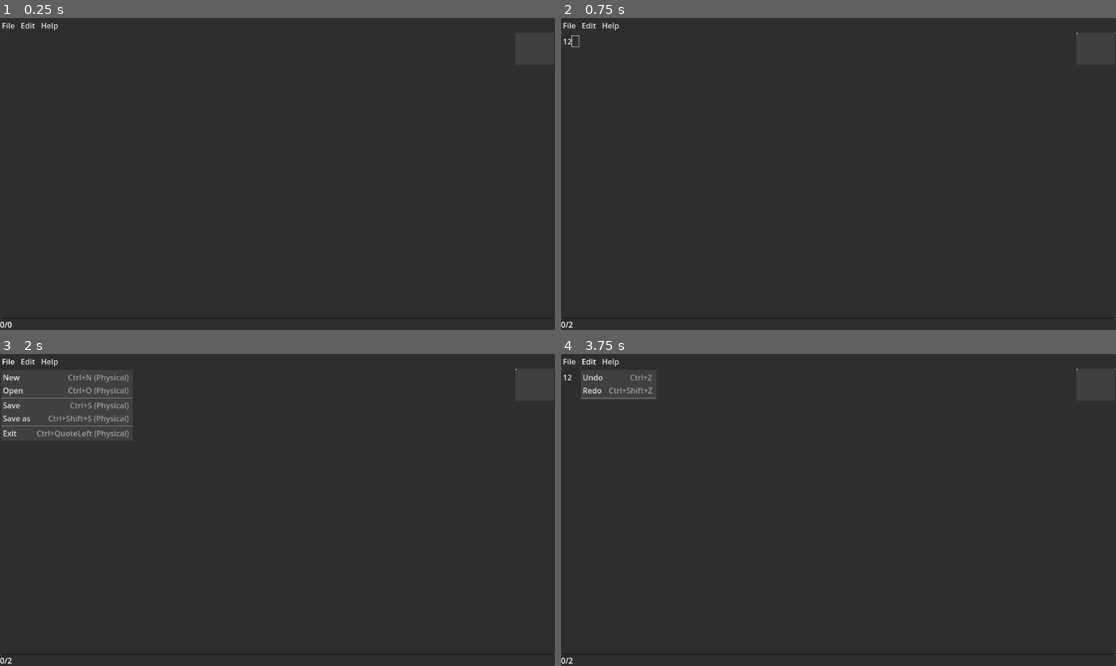
Above: before the commit, frames 1-4 (two rows, left to right).
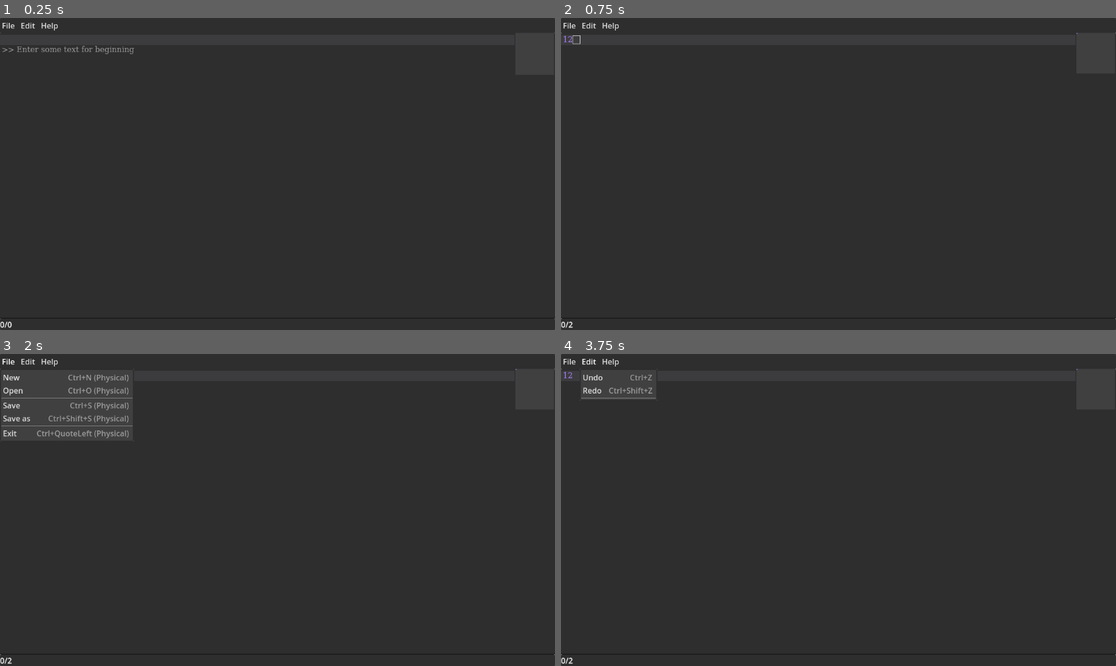
Above: after the commit, the same moments.

Repository: stalker57241/edit-project
Game: Godot game, scene res://scenes/main_scene/main_scene.tscn
Same seed, same stepped clock (60 frames per second), same inputs: the game is played once before the commit and once after it.
Inputs (mouse positions are in pixels of both pictures, inside the frame that each line leads up to):
- Up to frame 1 (0.25 s): no input
- Up to frame 2 (0.75 s): click (838, 177) at 0.52 s; type "12" at 0.6 s
- Up to frame 3 (2 s): click "File" at 1.25 s
- Up to frame 4 (3.75 s): click "Edit" at 2 s; click "File" at 2.75 s; click "Edit" at 3.5 s

The runs differ from the first frame. In frame 1, 0.2% of the frame differs, in the area x 0-25%, y 8-12%; in frame 2, less than 0.1%; in frame 3, less than 0.1%; in frame 4, less than 0.1%.

Commit message:
Added python highlight changed some properties of main_scene.tscn

Diff:
--- /dev/null
+++ b/assets/python_highlighter.tres
@@ -0,0 +1,59 @@
+[gd_resource type="CodeHighlighter" format=3 uid="uid://dmdi2fpi4xya4"]
+
+[resource]
+number_color = Color(0.682353, 0.505882, 1, 1)
+symbol_color = Color(0.992157, 1, 1, 1)
+function_color = Color(0.65098, 0.886275, 0.180392, 1)
+member_variable_color = Color(0.4, 0.85098, 0.937255, 1)
+keyword_colors = {
+"False": Color(0.976471, 0.14902, 0.447059, 1),
+"None": Color(0.976471, 0.14902, 0.447059, 1),
+"NoneType": Color(0.4, 0.85098, 0.937255, 1),
+"True": Color(0.976471, 0.14902, 0.447059, 1),
+"and": Color(0.976471, 0.14902, 0.447059, 1),
+"as": Color(0.976471, 0.14902, 0.447059, 1),
+"assert": Color(0.976471, 0.14902, 0.447059, 1),
+"async": Color(0.976471, 0.14902, 0.447059, 1),
+"await": Color(0.976471, 0.14902, 0.447059, 1),
+"bool": Color(0.4, 0.85098, 0.937255, 1),
+"break": Color(0.976471, 0.14902, 0.447059, 1),
+"bytearray": Color(0.4, 0.85098, 0.937255, 1),
+"bytes": Color(0.4, 0.85098, 0.937255, 1),
+"class": Color(0.976471, 0.14902, 0.447059, 1),
+"complex": Color(0.4, 0.85098, 0.937255, 1),
+"continue": Color(0.976471, 0.14902, 0.447059, 1),
+"def": Color(0.976471, 0.14902, 0.447059, 1),
+"del": Color(0.976471, 0.14902, 0.447059, 1),
+"dict": Color(0.4, 0.85098, 0.937255, 1),
+"elif": Color(0.976471, 0.14902, 0.447059, 1),
+"else": Color(0.976471, 0.14902, 0.447059, 1),
+"except": Color(0.976471, 0.14902, 0.447059, 1),
+"finally": Color(0.976471, 0.14902, 0.447059, 1),
+"float": Color(0.4, 0.85098, 0.937255, 1),
+"for": Color(0.976471, 0.14902, 0.447059, 1),
+"from": Color(0.976471, 0.14902, 0.447059, 1),
+"frozenset": Color(0.4, 0.85098, 0.937255, 1),
+"global": Color(0.976471, 0.14902, 0.447059, 1),
+"if": Color(0.976471, 0.14902, 0.447059, 1),
+"import": Color(0.976471, 0.14902, 0.447059, 1),
+"in": Color(0.976471, 0.14902, 0.447059, 1),
+"int": Color(0.4, 0.85098, 0.937255, 1),
+"is": Color(0.976471, 0.14902, 0.447059, 1),
+"lambda": Color(0.976471, 0.14902, 0.447059, 1),
+"list": Color(0.4, 0.85098, 0.937255, 1),
+"memoryview": Color(0.4, 0.85098, 0.937255, 1),
+"nonlocal": Color(0.976471, 0.14902, 0.447059, 1),
+"not": Color(0.976471, 0.14902, 0.447059, 1),
+"or": Color(0.976471, 0.14902, 0.447059, 1),
+"pass": Color(0.976471, 0.14902, 0.447059, 1),
+"raise": Color(0.976471, 0.14902, 0.447059, 1),
+"range": Color(0.4, 0.85098, 0.937255, 1),
+"return": Color(0.976471, 0.14902, 0.447059, 1),
+"set": Color(0.4, 0.85098, 0.937255, 1),
+"str": Color(0.4, 0.85098, 0.937255, 1),
+"try": Color(0.976471, 0.14902, 0.447059, 1),
+"tuple": Color(0.4, 0.85098, 0.937255, 1),
+"while": Color(0.976471, 0.14902, 0.447059, 1),
+"with": Color(0.976471, 0.14902, 0.447059, 1),
+"yield": Color(0.976471, 0.14902, 0.447059, 1)
+}
--- a/scenes/main_scene/main_scene.tscn
+++ b/scenes/main_scene/main_scene.tscn
@@ -1,6 +1,7 @@
-[gd_scene load_steps=16 format=3 uid="uid://m7je3w2tokkh"]
+[gd_scene load_steps=18 format=3 uid="uid://m7je3w2tokkh"]
 
 [ext_resource type="Script" path="res://scenes/main_scene/main_scene.gd" id="1_5oc6w"]
+[ext_resource type="CodeHighlighter" uid="uid://dmdi2fpi4xya4" path="res://assets/python_highlighter.tres" id="2_dybmr"]
 
 [sub_resource type="InputEventAction" id="InputEventAction_ylh8r"]
 action = &"new_sc"
@@ -50,6 +51,9 @@
 
 [sub_resource type="Shortcut" id="Shortcut_pnuyp"]
 events = [SubResource("InputEventAction_j26ha")]
+
+[sub_resource type="SystemFont" id="SystemFont_8ub0v"]
+font_names = PackedStringArray("Ubuntu Mono", "Monospace")
 
 [node name="MainScene" type="VBoxContainer"]
 anchors_preset = 15
@@ -120,6 +124,12 @@
 unique_name_in_owner = true
 layout_mode = 2
 size_flags_vertical = 3
+theme_override_fonts/font = SubResource("SystemFont_8ub0v")
+placeholder_text = "
+>> Enter some text for beginning"
+virtual_keyboard_enabled = false
+highlight_current_line = true
+syntax_highlighter = ExtResource("2_dybmr")
 scroll_smooth = true
 minimap_draw = true
 caret_type = 1
